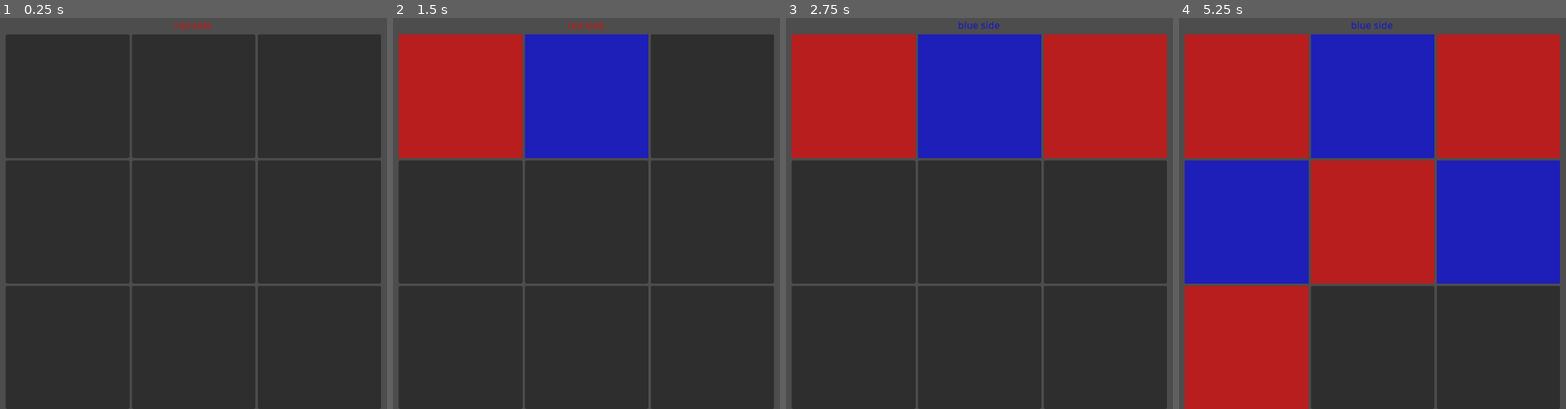
Above: before the commit, frames 1-4 (left to right).
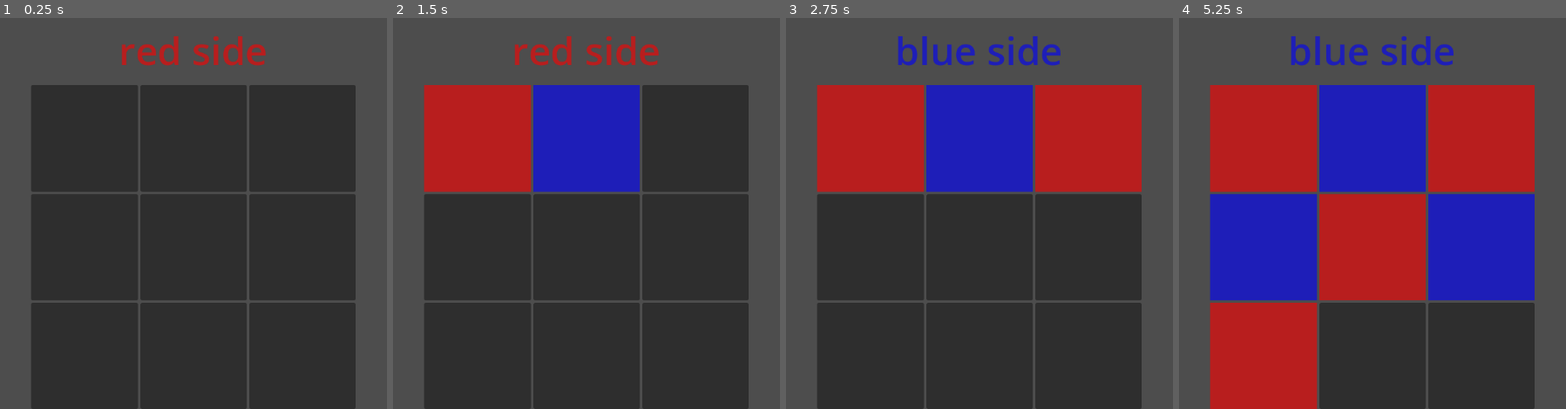
Above: after the commit, the same moments.

Repository: WSQS/godot-little-games
Game: Godot game, scene res://scene/main.tscn
Two runs of this game, one before a commit and one after it. Both use one fixed random seed, a clock stepped at 60 frames per second and the inputs below.
Inputs (mouse positions are in pixels of both pictures, inside the frame that each line leads up to; where the layout moved, square brackets give the same spot in the first picture):
- Up to frame 1 (0.25 s): no input
- Up to frame 2 (1.5 s): click (478, 139) [458, 96] at 0.5 s; click (586, 96) at 1.27 s
- Up to frame 3 (2.75 s): click (1103, 96) at 2.02 s
- Up to frame 4 (5.25 s): click (1244, 221) at 2.77 s; click (1372, 221) at 3.52 s; click (1496, 221) at 4.27 s; click (1244, 346) at 5.02 s

The runs differ from the first frame. In frame 1, 26% of the frame differs, in the area x 1-99%, y 0-100%; in frame 2, 32%; in frame 3, 33%; in frame 4, 38%.

Commit message:
feat: set size of font

Diff:
--- a/scene/main.tscn
+++ b/scene/main.tscn
@@ -3,6 +3,8 @@
 [ext_resource type="Script" uid="uid://b6fpel8fkt24q" path="res://script/sign.gd" id="1_wp4xf"]
 [ext_resource type="PackedScene" uid="uid://dkh0e482cnitk" path="res://scene/board.tscn" id="2_v0l8b"]
 [ext_resource type="Script" uid="uid://b8cd12vpgx4nh" path="res://script/board.gd" id="2_wp4xf"]
+
+[sub_resource type="LabelSettings" id="LabelSettings_wp4xf"]
 
 [node name="Main" type="Control" unique_id=1397094361]
 layout_direction = 1
@@ -24,7 +26,11 @@
 
 [node name="Sign" type="Label" parent="VBoxContainer" unique_id=40769928]
 layout_mode = 2
+size_flags_vertical = 3
+size_flags_stretch_ratio = 0.2
+label_settings = SubResource("LabelSettings_wp4xf")
 horizontal_alignment = 1
+vertical_alignment = 1
 script = ExtResource("1_wp4xf")
 
 [node name="AspectRatioContainer" type="AspectRatioContainer" parent="VBoxContainer" unique_id=1985735642]
--- a/script/sign.gd
+++ b/script/sign.gd
@@ -3,7 +3,8 @@
 
 # Called when the node enters the scene tree for the first time.
 func _ready() -> void:
-	pass # Replace with function body.
+	label_settings = LabelSettings.new()
+	label_settings.font_size = int(get_viewport_rect().size.y/10)
 
 
 # Called every frame. 'delta' is the elapsed time since the previous frame.
@@ -14,7 +15,7 @@
 func _on_board_on_side(current_side: GameEnum.BoardSide) -> void:
 	if current_side == GameEnum.BoardSide.RED :
 		text = "red side"
-		add_theme_color_override("font_color",Color(1,0,0,0.6))
+		label_settings.font_color = Color(1,0,0,0.6)
 	else:
 		text = "blue side"
-		add_theme_color_override("font_color",Color(0,0,1,0.6))
+		label_settings.font_color = Color(0,0,1,0.6)
